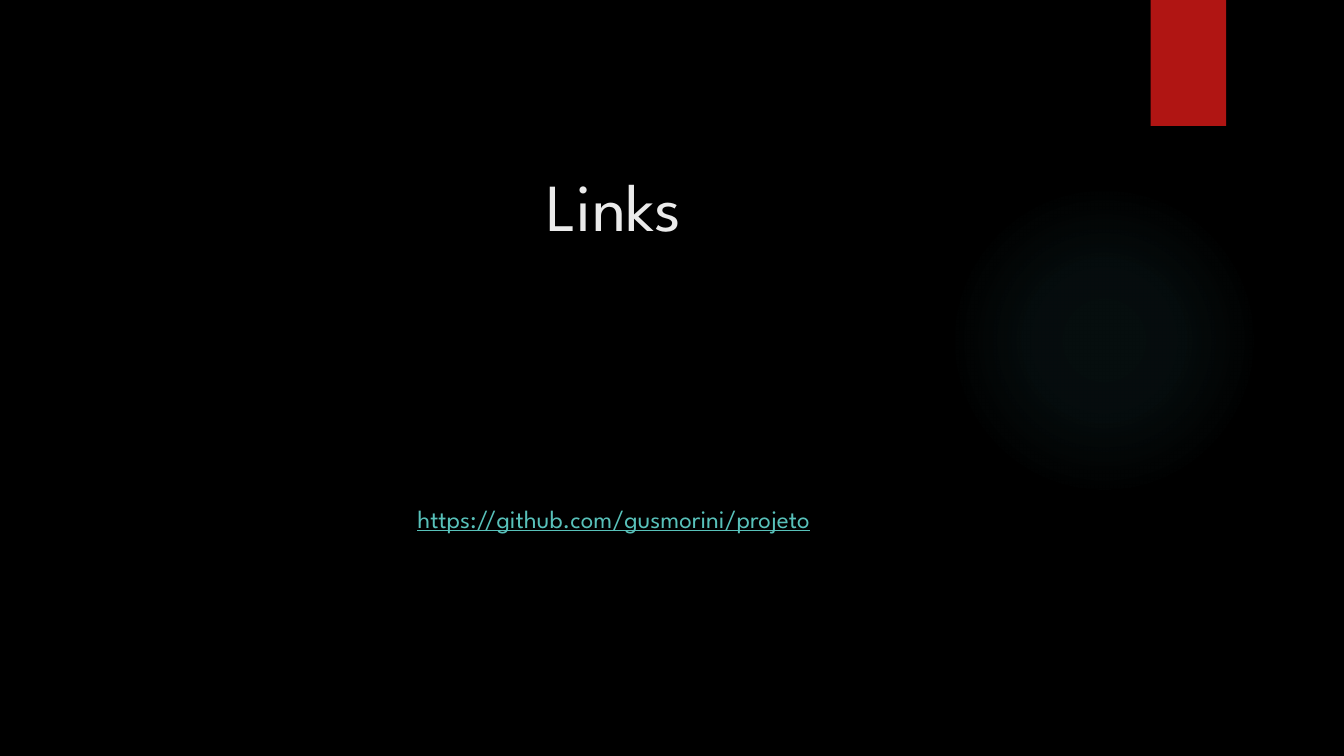
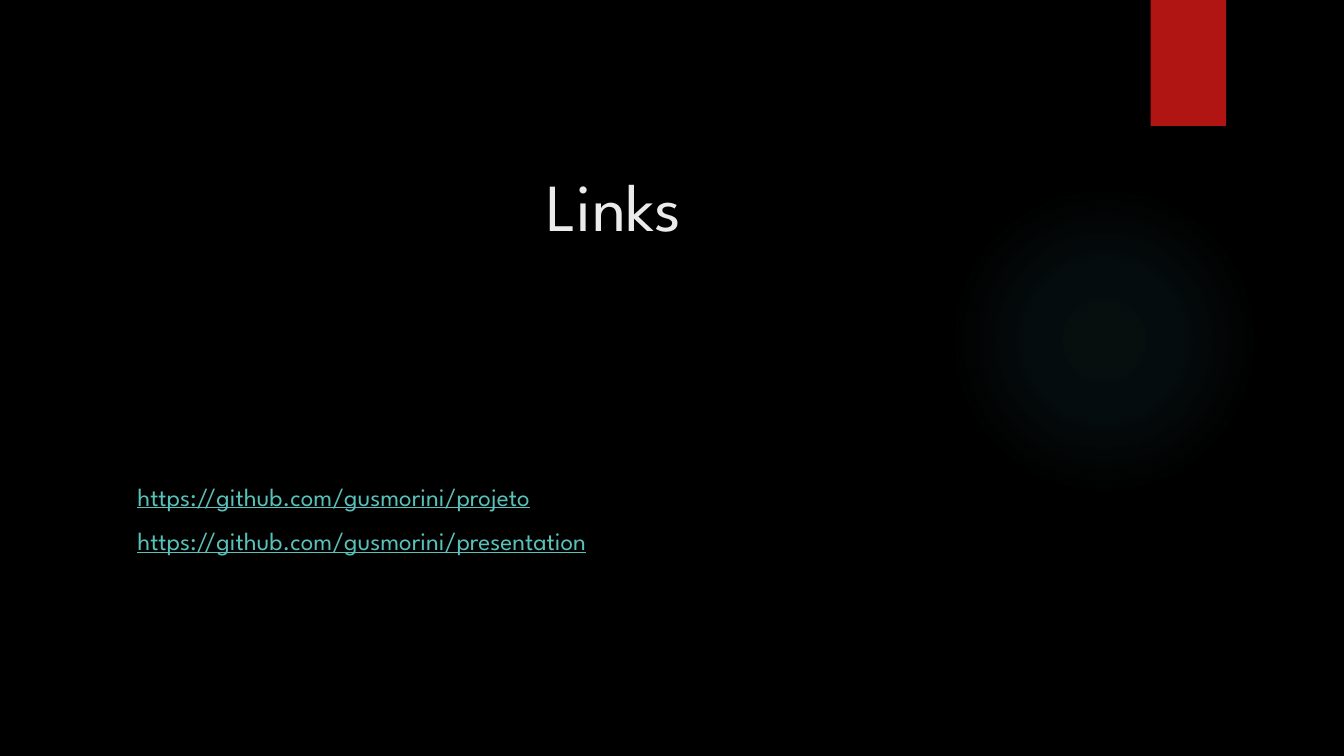
Before and after one commit to gusmorini/presentation, a slide deck: slide 10 of Virtualização no Ambiente de Desenvolvimento.pptx. Drawn at 1344x756 pixels with LibreOffice and Linux fonts; fonts in the diff are those of the drawing; background and template pictures are left out. Boxes give left, top, right and bottom in pixels: in the first picture for what was removed or moved away, otherwise in the second. Text is boxed around its words. In the diff, an @@ line names an element or a change of style, - is before the commit and + after.

Commit message:
links

```diff
--- a/Virtualização no Ambiente de Desenvolvimento.pptx
+++ b/Virtualização no Ambiente de Desenvolvimento.pptx
@@ text at box(137, 488, 529, 512): alignment centre to justified @@
@@ text at box(137, 532, 585, 556): paragraph added @@
+https://github.com/gusmorini/presentation
```
